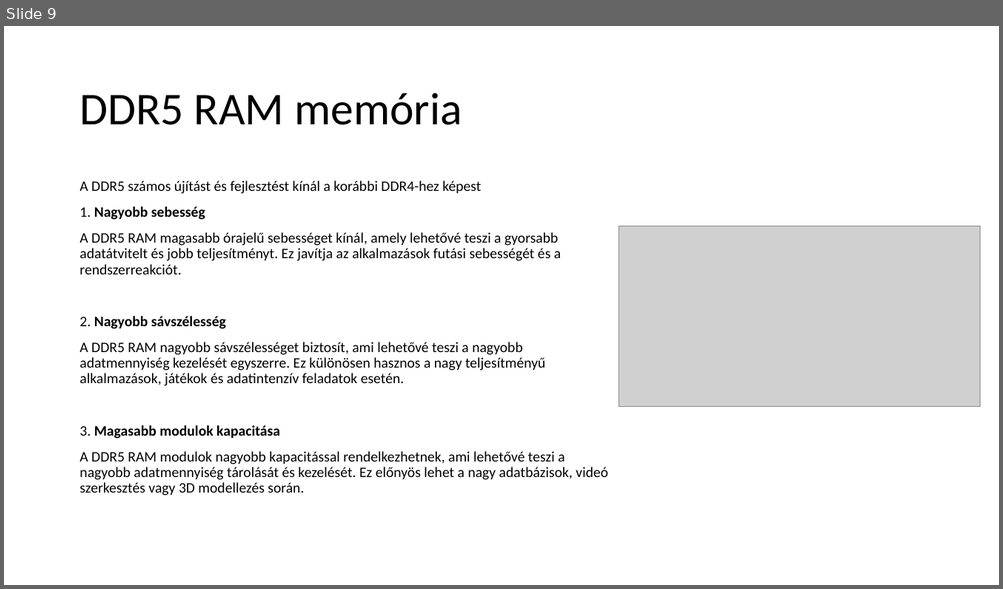
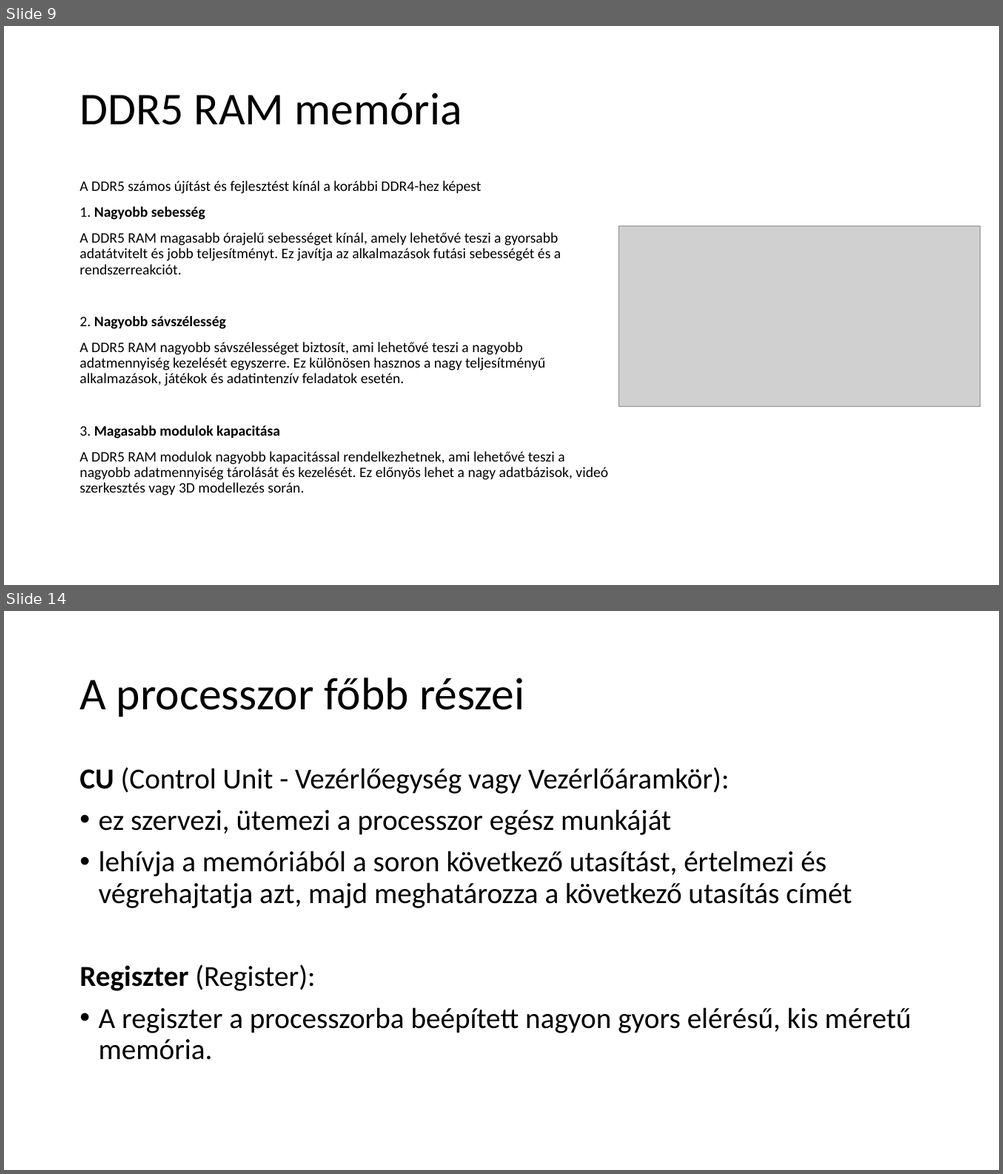
Before and after one commit to OsziMisi/Jozsika, a slide deck: Puritánppt.pptx. Shown one above the other, each under a label of ours: slide 9 before the commit, slides 9 and 14 after it; the slides between them are not shown. The pictures are 1003x589 and 1003x1174 pixels, drawn with LibreOffice and Linux fonts; fonts in the diff are those of the drawing; grey boxes stand for pictures. Boxes give left, top, right and bottom in pixels: in the first picture for what was removed or moved away, otherwise in the second. Text is boxed around its words. In the diff, an @@ line names an element or a change of style, - is before the commit and + after.

Commit message:
puritán ppt kiegészítése (processzor)

```diff
--- a/Puritánppt.pptx
+++ b/Puritánppt.pptx
@@ slide 14 added at <box>4,611,999,1170</box>, background #FFFFFF @@
@@ title added at <box>79,678,525,717</box>, 44 pt, text #000000 @@
+A processzor főbb részei
@@ text added at <box>79,767,911,1060</box>, 28 pt, text #000000 @@
+CU (Control Unit - Vezérlőegység vagy Vezérlőáramkör):
+• ez szervezi, ütemezi a processzor egész munkáját
+• lehívja a memóriából a soron következő utasítást, értelmezi és végrehajtatja azt, majd meghatározza a következő utasítás címét
+Regiszter (Register):
+• A regiszter a processzorba beépített nagyon gyors elérésű, kis méretű memória.
```
Also in this commit, not shown: 1 slide changed, 5 other slides added.
